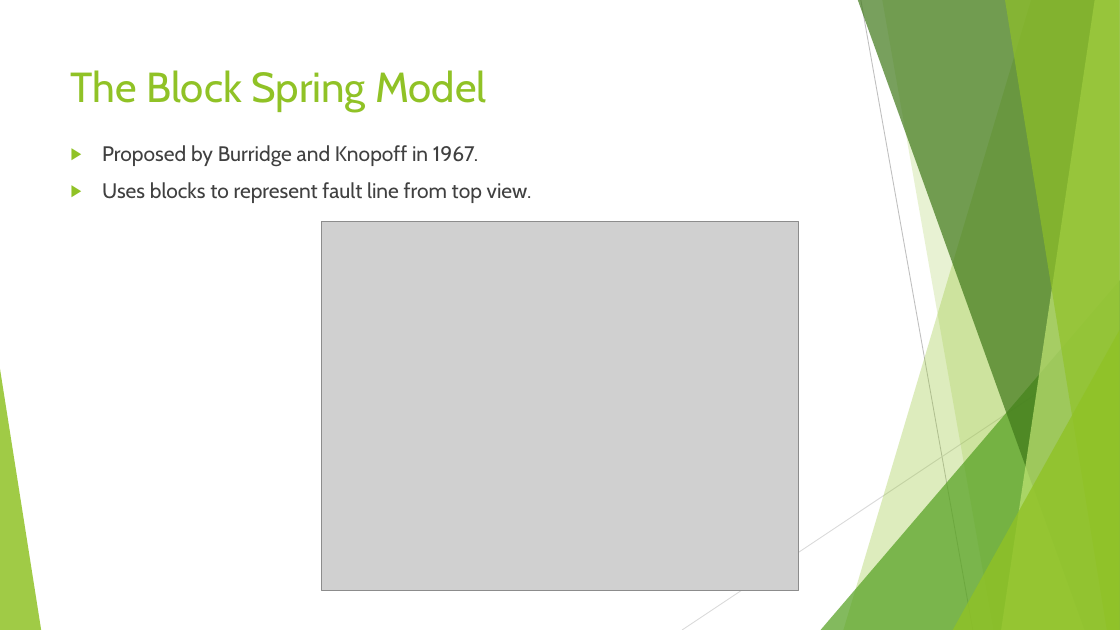
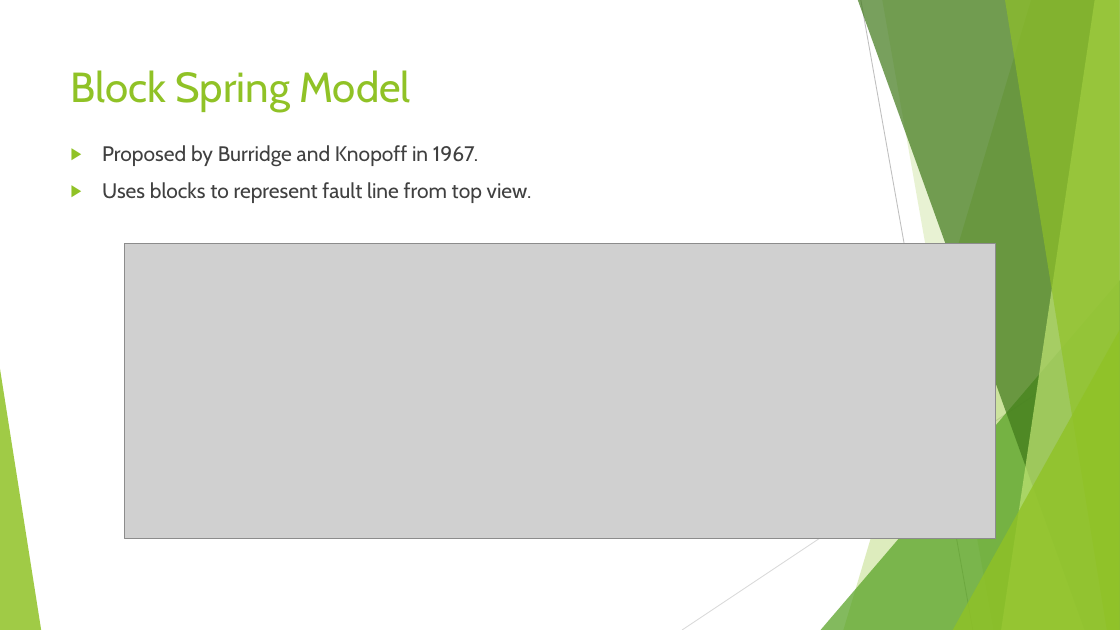
Before and after one commit to aMartin6/Final_Project, a slide deck: slide 4 of Earthquake Presentation.pptx (slide 3 before the commit). Drawn at 1120x630 pixels with LibreOffice and Linux fonts; fonts in the diff are those of the drawing; grey boxes stand for pictures. Boxes give left, top, right and bottom in pixels: in the first picture for what was removed or moved away, otherwise in the second. Text is boxed around its words. In the diff, an @@ line names an element or a change of style, - is before the commit and + after.

```diff
--- a/Earthquake Presentation.pptx
+++ b/Earthquake Presentation.pptx
@@ title at (x1=71, y1=70, x2=410, y2=112): text changed @@
-The Block Spring Model
+Block Spring Model
@@ picture removed at (x1=321, y1=222, x2=798, y2=591) @@
@@ picture added at (x1=124, y1=244, x2=995, y2=539) @@
```
Also in this commit, not shown: 3 other slides changed, 7 slides added, 4 slides removed, 1 other file.
